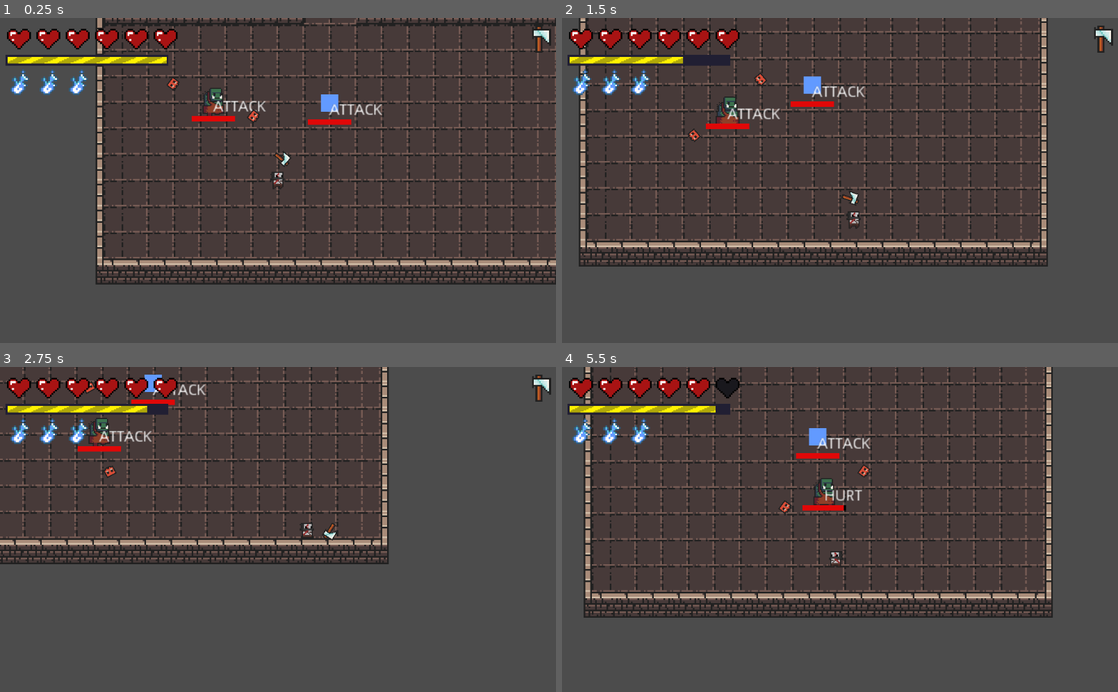
Above: before the commit, frames 1-4 (two rows, left to right).
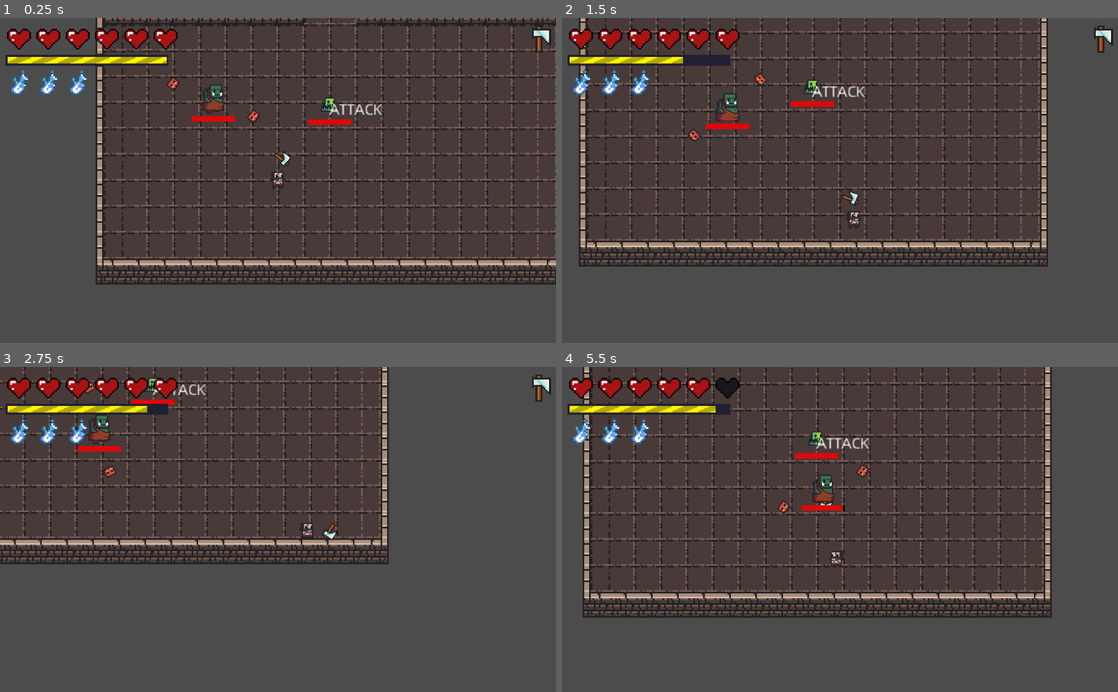
Above: after the commit, the same moments.

Repository: renzoventura/god-of-war
Game: Godot game, scene res://scenes/level/LEVELS/Level1.tscn
The game is run twice, just before and just after one commit, with the same random seed, the same clock (stepped at 60 frames per second) and the same inputs.
Inputs (mouse positions are in pixels of both pictures, inside the frame that each line leads up to):
- Up to frame 1 (0.25 s): no input
- Up to frame 2 (1.5 s): move the mouse to (962, 164) at 0.52 s; hold D (right) 0.53-1.28 s; click (962, 164) at 0.6 s; move the mouse to (728, 196) at 1.27 s; hold S (down) from 1.28 s (still down); tap Space (dash) at 1.35 s
- Up to frame 3 (2.75 s): move the mouse to (333, 458) at 2.02 s; release S (down) at 2.03 s; hold D (right) from 2.03 s (still down); right-click (333, 458) at 2.1 s
- Up to frame 4 (5.5 s): move the mouse to (812, 594) at 2.77 s; release D (right) at 2.78 s; hold W (up) 2.78-3.53 s; click (812, 594) at 2.85 s; move the mouse to (1006, 578) at 3.52 s; hold A (left) 3.53-5.03 s; tap Space (dash) at 3.6 s; move the mouse to (673, 480) at 4.27 s; right-click (673, 480) at 4.35 s; move the mouse to (867, 529) at 5.02 s; hold S (down) from 5.03 s (still down); click (867, 529) at 5.1 s

The runs differ from the first frame. In frame 1, 0.5% of the frame differs, in the area x 36-61%, y 20-31%; in frame 2, 0.5%; in frame 3, 0.4%; in frame 4, 8.1%, in the area x 3-89%, y 0-78%.

Commit message:
added range art and basher collision update

Diff:
--- /dev/null
+++ b/scenes/enemy/AnimationPlayer.gd
@@ -0,0 +1,16 @@
+extends AnimationPlayer
+
+
+# Declare member variables here. Examples:
+# var a = 2
+# var b = "text"
+
+
+# Called when the node enters the scene tree for the first time.
+func _ready():
+	pass # Replace with function body.
+
+
+# Called every frame. 'delta' is the elapsed time since the previous frame.
+#func _process(delta):
+#	pass
--- a/scenes/enemy/RangeEnemy.gd
+++ b/scenes/enemy/RangeEnemy.gd
@@ -6,6 +6,10 @@
 var canAttack : bool = false
 var bullet_cooldown : bool = false
 var charge_timer_lenght_list = [1,2,3,4]
+
+signal animate_hurt
+signal animate_walk
+
 
 func _ready():
 	health = 2
--- a/scenes/enemy/RangeEnemy.tscn
+++ b/scenes/enemy/RangeEnemy.tscn
@@ -1,14 +1,23 @@
-[gd_scene load_steps=4 format=2]
+[gd_scene load_steps=5 format=2]
 
 [ext_resource path="res://scenes/enemy/Enemy.tscn" type="PackedScene" id=1]
-[ext_resource path="res://assets/enemy/range_enemy.png" type="Texture" id=2]
+[ext_resource path="res://assets/enemy/ranger-Sheet.png" type="Texture" id=2]
 [ext_resource path="res://scenes/enemy/RangeEnemy.gd" type="Script" id=3]
+[ext_resource path="res://scenes/enemy/AnimationPlayer.gd" type="Script" id=4]
 
 [node name="RangeEnemy" instance=ExtResource( 1 )]
 script = ExtResource( 3 )
 
 [node name="Sprite" parent="." index="0"]
 texture = ExtResource( 2 )
+vframes = 2
+hframes = 3
+
+[node name="AnimationPlayer" type="AnimationPlayer" parent="Sprite" index="0"]
+script = ExtResource( 4 )
+
+[node name="EnemyHitbox" parent="." index="2"]
+visible = true
 
 [node name="AI" parent="." index="3"]
 visible = true
--- a/scenes/enemy/SlowBigEnemy.tscn
+++ b/scenes/enemy/SlowBigEnemy.tscn
@@ -21,8 +21,7 @@
 "values": [ 5, 0 ]
 }
 
-[sub_resource type="Animation" id=1]
-resource_name = "walk"
+[sub_resource type="Animation" id=2]
 length = 0.5
 tracks/0/type = "value"
 tracks/0/path = NodePath(".:frame")
@@ -42,17 +41,25 @@
 script = ExtResource( 3 )
 
 [node name="Sprite" parent="." index="0"]
+position = Vector2( 0, -2.97565 )
 texture = ExtResource( 2 )
 vframes = 2
 hframes = 5
 script = ExtResource( 5 )
 
 [node name="AnimationPlayer" type="AnimationPlayer" parent="Sprite" index="0"]
-anims/hurt = SubResource( 2 )
-anims/walk = SubResource( 1 )
+anims/hurt = SubResource( 1 )
+anims/walk = SubResource( 2 )
+
+[node name="CollisionShape2D" parent="." index="1"]
+visible = true
+scale = Vector2( 1, 1.6 )
 
 [node name="EnemyHitbox" parent="." index="2"]
 visible = true
+
+[node name="CollisionShape2D" parent="EnemyHitbox" index="0"]
+scale = Vector2( 1, 1.5 )
 
 [node name="AI" parent="." index="3"]
 visible = true
@@ -62,6 +69,9 @@
 
 [node name="CollisionShape2D" parent="AI/DectectionZone" index="0"]
 scale = Vector2( 2, 2 )
+
+[node name="State" parent="." index="4"]
+visible = false
 
 [node name="Weapons" type="Node2D" parent="." index="7"]
 
Binary file added: assets/enemy/ranger-Sheet.png
Not shown, added: assets/enemy/ranger-Sheet.png.import
Not shown: 1 places in scenes/enemy/SlowBigEnemy.tscn that only renumber resources
